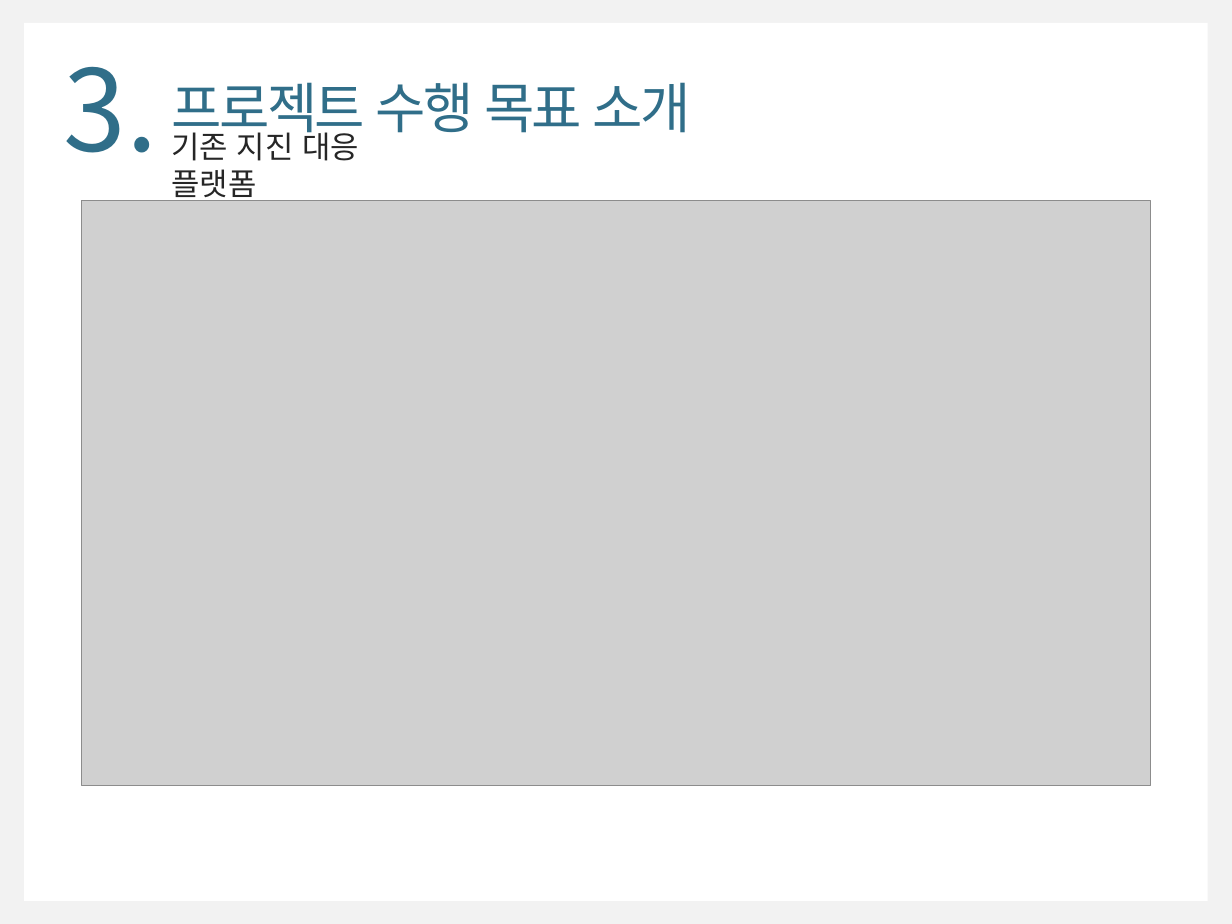
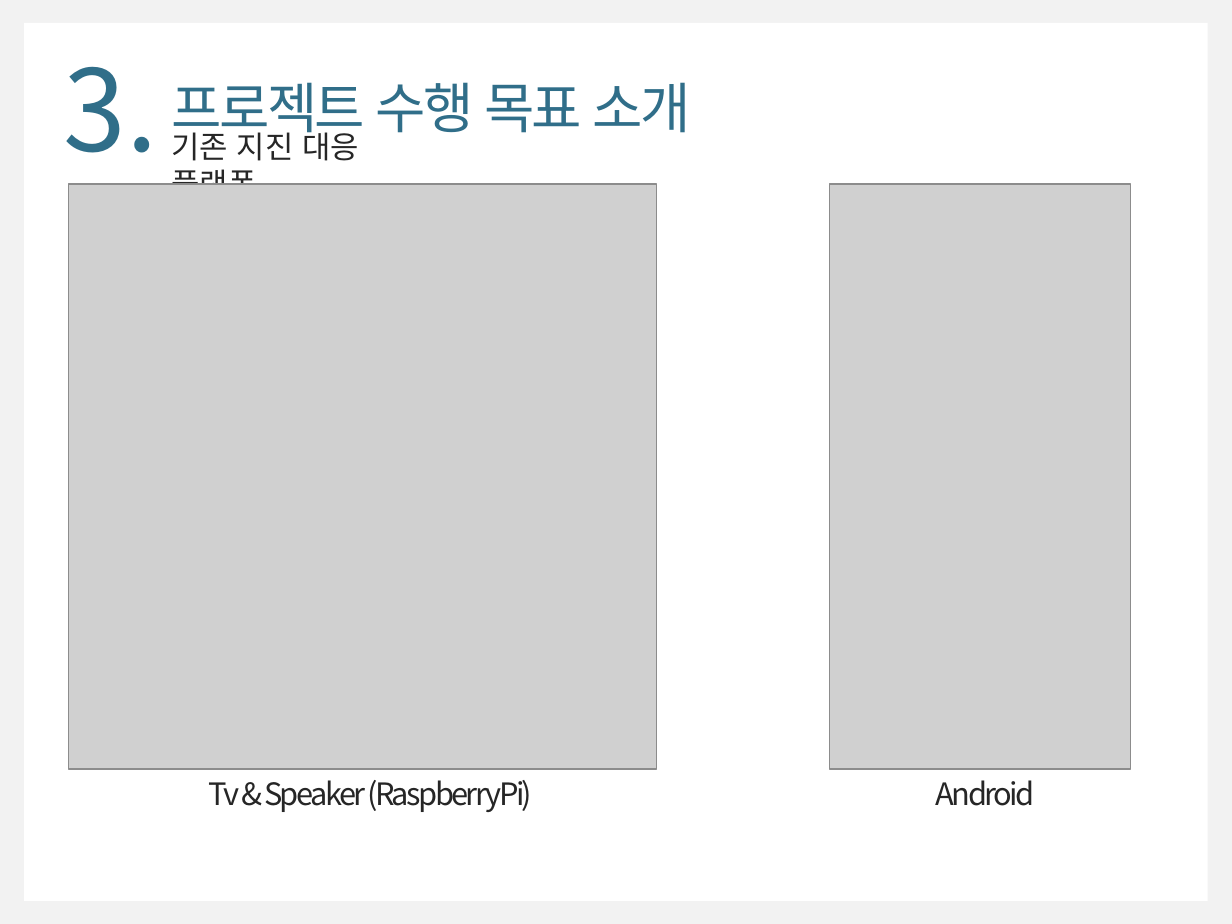
Before and after one commit to WongyuLee/KNU_SoftwareEngineering_2Team, a slide deck: slide 7 of SoftwareEngineering_2Team.pptx. Drawn at 1232x924 pixels with LibreOffice and Linux fonts; fonts in the diff are those of the drawing; grey boxes stand for pictures. Boxes give left, top, right and bottom in pixels: in the first picture for what was removed or moved away, otherwise in the second. Text is boxed around its words. In the diff, an @@ line names an element or a change of style, - is before the commit and + after.

```diff
--- a/SoftwareEngineering_2Team.pptx
+++ b/SoftwareEngineering_2Team.pptx
@@ picture: place and size @@
-picture at <box>81,201,1149,786</box>
+picture at <box>68,184,655,769</box>
@@ picture added at <box>830,184,1131,769</box> @@
@@ text added at <box>209,780,532,812</box>, 18 pt, text #262626 @@
+Tv & Speaker (RaspberryPi)
@@ text added at <box>936,780,1035,806</box>, 18 pt, text #262626 @@
+Android
```
Also in this commit, not shown: 11 other slides changed, 2 slides added.
